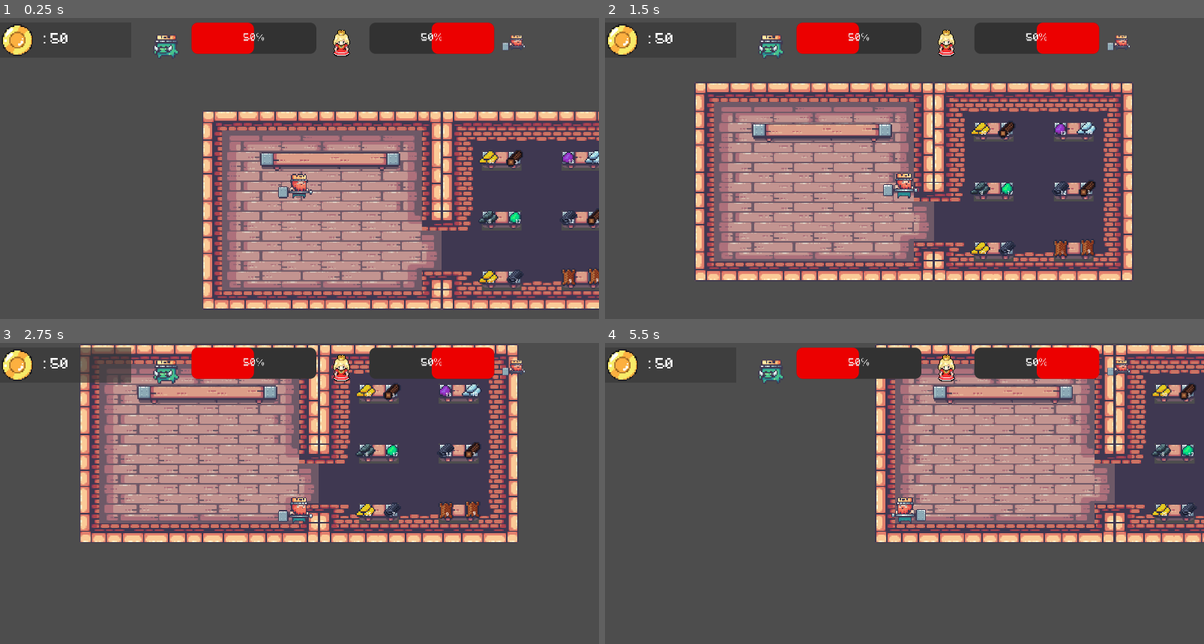
Above: before the commit, frames 1-4 (two rows, left to right).
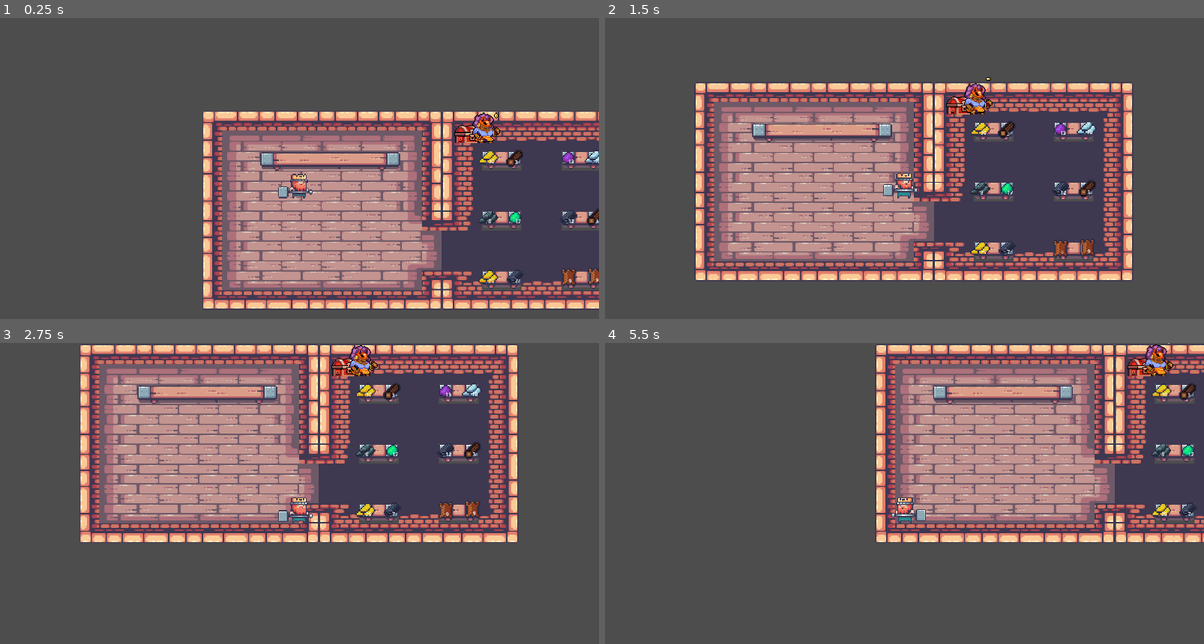
Above: after the commit, the same moments.

Repository: gogolum/GameJam2023
Game: Godot game, scene res://Scene/Main/main_level.tscn
The game is run twice, just before and just after one commit, with the same random seed, the same clock (stepped at 60 frames per second) and the same inputs.
Inputs:
- Up to frame 1 (0.25 s): no input
- Up to frame 2 (1.5 s): hold D (right) 0.53-1.28 s; tap Space (craft) at 0.6 s; hold S (down) from 1.28 s (still down); tap E (interact) at 1.35 s
- Up to frame 3 (2.75 s): release S (down) at 2.03 s; hold D (right) from 2.03 s (still down); tap Space (craft) at 2.1 s
- Up to frame 4 (5.5 s): release D (right) at 2.78 s; hold W (up) 2.78-3.53 s; tap E (interact) at 2.85, 4.35 s; hold A (left) 3.53-5.03 s; tap Space (craft) at 3.6, 5.1 s; hold S (down) from 5.03 s (still down)

The runs differ from the first frame. In frame 1, 5.7% of the frame differs, in the area x 0-88%, y 1-42%; in frame 2, 5.7%; in frame 3, 6.6%, in the area x 0-88%, y 0-14%; in frame 4, 5.8%.

Commit message:
adding merchant

Diff:
--- a/Scene/Main/main_level.tscn
+++ b/Scene/Main/main_level.tscn
@@ -6,6 +6,10 @@
 [ext_resource type="Texture2D" uid="uid://jtcttfod6hjc" path="res://Art/Sprites/14-TileSets/Decorations (32x32).png" id="2_tt3ku"]
 [ext_resource type="PackedScene" uid="uid://dx3h6h2l8ib8g" path="res://Scene/UI/ui.tscn" id="5_m0tf3"]
 [ext_resource type="PackedScene" uid="uid://bf5j02fbfyxq" path="res://Scene/CraftingBench/crafting_bench.tscn" id="6_2rng3"]
+[ext_resource type="PackedScene" uid="uid://ukfdvie77mok" path="res://Scene/Trader/trader.tscn" id="6_m846b"]
+
+[sub_resource type="RectangleShape2D" id="RectangleShape2D_h7bg0"]
+size = Vector2(601, 552)
 
 [sub_resource type="TileSetAtlasSource" id="TileSetAtlasSource_23ygp"]
 texture = ExtResource("1_jsdwy")
@@ -1427,11 +1431,55 @@
 sources/0 = SubResource("TileSetAtlasSource_23ygp")
 sources/1 = SubResource("TileSetAtlasSource_ir4ot")
 
-[sub_resource type="RectangleShape2D" id="RectangleShape2D_h7bg0"]
-size = Vector2(601, 552)
-
 [node name="MainLevel" type="Node2D"]
 script = ExtResource("1_g1mfv")
+
+[node name="Shop" type="Node2D" parent="."]
+
+[node name="Shop_Area" type="Area2D" parent="Shop"]
+
+[node name="CollisionShape2D" type="CollisionShape2D" parent="Shop/Shop_Area"]
+position = Vector2(1070.5, 343)
+shape = SubResource("RectangleShape2D_h7bg0")
+
+[node name="marker" type="Node2D" parent="Shop"]
+
+[node name="spawnPoint1" type="Marker2D" parent="Shop/marker" groups=["spawnShopMat"]]
+position = Vector2(1261, 563)
+
+[node name="spawnPoint2" type="Marker2D" parent="Shop/marker" groups=["spawnShopMat"]]
+position = Vector2(1175, 566)
+
+[node name="spawnPoint3" type="Marker2D" parent="Shop/marker" groups=["spawnShopMat"]]
+position = Vector2(1003, 565)
+
+[node name="spawnPoint4" type="Marker2D" parent="Shop/marker" groups=["spawnShopMat"]]
+position = Vector2(917, 566)
+
+[node name="spawnPoint5" type="Marker2D" parent="Shop/marker" groups=["spawnShopMat"]]
+position = Vector2(1260, 373)
+
+[node name="spawnPoint6" type="Marker2D" parent="Shop/marker" groups=["spawnShopMat"]]
+position = Vector2(1173, 182)
+
+[node name="spawnPoint7" type="Marker2D" parent="Shop/marker" groups=["spawnShopMat"]]
+position = Vector2(1258, 181)
+
+[node name="spawnPoint8" type="Marker2D" parent="Shop/marker" groups=["spawnShopMat"]]
+position = Vector2(1174, 374)
+
+[node name="spawnPoint9" type="Marker2D" parent="Shop/marker" groups=["spawnShopMat"]]
+position = Vector2(1002, 184)
+rotation = -1.0472
+
+[node name="spawnPoint10" type="Marker2D" parent="Shop/marker" groups=["spawnShopMat"]]
+position = Vector2(918, 182)
+
+[node name="spawnPoint11" type="Marker2D" parent="Shop/marker" groups=["spawnShopMat"]]
+position = Vector2(1003, 374)
+
+[node name="spawnPoint12" type="Marker2D" parent="Shop/marker" groups=["spawnShopMat"]]
+position = Vector2(917, 374)
 
 [node name="Background" type="Node2D" parent="."]
 
@@ -1454,56 +1502,13 @@
 
 [node name="Camera2D" type="Camera2D" parent="Entities/Player"]
 
+[node name="Trader" parent="Entities" instance=ExtResource("6_m846b")]
+position = Vector2(586, -238)
+scale = Vector2(2.5, 2.5)
+
 [node name="UI" parent="." instance=ExtResource("5_m0tf3")]
 
 [node name="ItemList" type="Node2D" parent="."]
-
-[node name="Shop" type="Node2D" parent="."]
-
-[node name="Shop_Area" type="Area2D" parent="Shop"]
-
-[node name="CollisionShape2D" type="CollisionShape2D" parent="Shop/Shop_Area"]
-position = Vector2(1070.5, 343)
-shape = SubResource("RectangleShape2D_h7bg0")
-
-[node name="marker" type="Node2D" parent="Shop"]
-
-[node name="spawnPoint1" type="Marker2D" parent="Shop/marker" groups=["spawnShopMat"]]
-position = Vector2(1261, 563)
-
-[node name="spawnPoint2" type="Marker2D" parent="Shop/marker" groups=["spawnShopMat"]]
-position = Vector2(1175, 566)
-
-[node name="spawnPoint3" type="Marker2D" parent="Shop/marker" groups=["spawnShopMat"]]
-position = Vector2(1003, 565)
-
-[node name="spawnPoint4" type="Marker2D" parent="Shop/marker" groups=["spawnShopMat"]]
-position = Vector2(917, 566)
-
-[node name="spawnPoint5" type="Marker2D" parent="Shop/marker" groups=["spawnShopMat"]]
-position = Vector2(1260, 373)
-
-[node name="spawnPoint6" type="Marker2D" parent="Shop/marker" groups=["spawnShopMat"]]
-position = Vector2(1173, 182)
-
-[node name="spawnPoint7" type="Marker2D" parent="Shop/marker" groups=["spawnShopMat"]]
-position = Vector2(1258, 181)
-
-[node name="spawnPoint8" type="Marker2D" parent="Shop/marker" groups=["spawnShopMat"]]
-position = Vector2(1174, 374)
-
-[node name="spawnPoint9" type="Marker2D" parent="Shop/marker" groups=["spawnShopMat"]]
-position = Vector2(1002, 184)
-rotation = -1.0472
-
-[node name="spawnPoint10" type="Marker2D" parent="Shop/marker" groups=["spawnShopMat"]]
-position = Vector2(918, 182)
-
-[node name="spawnPoint11" type="Marker2D" parent="Shop/marker" groups=["spawnShopMat"]]
-position = Vector2(1003, 374)
-
-[node name="spawnPoint12" type="Marker2D" parent="Shop/marker" groups=["spawnShopMat"]]
-position = Vector2(917, 374)
 
 [connection signal="area_exited" from="Shop/Shop_Area" to="." method="_on_shop_area_area_exited"]
 [connection signal="body_entered" from="Shop/Shop_Area" to="." method="_on_shop_area_body_entered"]
--- /dev/null
+++ b/Scene/Trader/trader.gd
@@ -0,0 +1,11 @@
+extends Node2D
+
+
+# Called when the node enters the scene tree for the first time.
+func _ready():
+	$Area2D/AnimatedSprite2D/AnimationPlayer.play('Idle')
+
+
+# Called every frame. 'delta' is the elapsed time since the previous frame.
+func _process(delta):
+	pass
--- /dev/null
+++ b/Scene/Trader/trader.tscn
@@ -0,0 +1,160 @@
+[gd_scene load_steps=17 format=3 uid="uid://ukfdvie77mok"]
+
+[ext_resource type="Script" path="res://Scene/Trader/trader.gd" id="1_3gq52"]
+[ext_resource type="Texture2D" uid="uid://dvmd6oo0yxp58" path="res://Art/Sprites/Gipsy spritesheet.png" id="1_bkvuh"]
+
+[sub_resource type="AtlasTexture" id="AtlasTexture_q62xc"]
+atlas = ExtResource("1_bkvuh")
+region = Rect2(0, 160, 80, 80)
+
+[sub_resource type="AtlasTexture" id="AtlasTexture_83x0s"]
+atlas = ExtResource("1_bkvuh")
+region = Rect2(80, 160, 80, 80)
+
+[sub_resource type="AtlasTexture" id="AtlasTexture_bamiv"]
+atlas = ExtResource("1_bkvuh")
+region = Rect2(160, 160, 80, 80)
+
+[sub_resource type="AtlasTexture" id="AtlasTexture_7q184"]
+atlas = ExtResource("1_bkvuh")
+region = Rect2(240, 160, 80, 80)
+
+[sub_resource type="AtlasTexture" id="AtlasTexture_d6cxa"]
+atlas = ExtResource("1_bkvuh")
+region = Rect2(320, 160, 80, 80)
+
+[sub_resource type="AtlasTexture" id="AtlasTexture_snb0l"]
+atlas = ExtResource("1_bkvuh")
+region = Rect2(400, 160, 80, 80)
+
+[sub_resource type="AtlasTexture" id="AtlasTexture_6oce7"]
+atlas = ExtResource("1_bkvuh")
+region = Rect2(480, 160, 80, 80)
+
+[sub_resource type="AtlasTexture" id="AtlasTexture_8hpj5"]
+atlas = ExtResource("1_bkvuh")
+region = Rect2(560, 160, 80, 80)
+
+[sub_resource type="AtlasTexture" id="AtlasTexture_7308y"]
+atlas = ExtResource("1_bkvuh")
+region = Rect2(640, 160, 80, 80)
+
+[sub_resource type="AtlasTexture" id="AtlasTexture_npjik"]
+atlas = ExtResource("1_bkvuh")
+region = Rect2(720, 160, 80, 80)
+
+[sub_resource type="SpriteFrames" id="SpriteFrames_2tqwn"]
+animations = [{
+"frames": [{
+"duration": 1.0,
+"texture": SubResource("AtlasTexture_q62xc")
+}, {
+"duration": 1.0,
+"texture": SubResource("AtlasTexture_83x0s")
+}, {
+"duration": 1.0,
+"texture": SubResource("AtlasTexture_bamiv")
+}, {
+"duration": 1.0,
+"texture": SubResource("AtlasTexture_7q184")
+}, {
+"duration": 1.0,
+"texture": SubResource("AtlasTexture_d6cxa")
+}, {
+"duration": 1.0,
+"texture": SubResource("AtlasTexture_snb0l")
+}, {
+"duration": 1.0,
+"texture": SubResource("AtlasTexture_6oce7")
+}, {
+"duration": 1.0,
+"texture": SubResource("AtlasTexture_8hpj5")
+}, {
+"duration": 1.0,
+"texture": SubResource("AtlasTexture_7308y")
+}, {
+"duration": 1.0,
+"texture": SubResource("AtlasTexture_npjik")
+}],
+"loop": true,
+"name": &"Idle",
+"speed": 5.0
+}]
+
+[sub_resource type="Animation" id="Animation_um7ss"]
+resource_name = "Idle"
+length = 1.2
+loop_mode = 1
+step = 0.0166667
+tracks/0/type = "value"
+tracks/0/imported = false
+tracks/0/enabled = true
+tracks/0/path = NodePath(".:animation")
+tracks/0/interp = 1
+tracks/0/loop_wrap = true
+tracks/0/keys = {
+"times": PackedFloat32Array(),
+"transitions": PackedFloat32Array(),
+"update": 1,
+"values": []
+}
+tracks/1/type = "value"
+tracks/1/imported = false
+tracks/1/enabled = true
+tracks/1/path = NodePath(".:frame")
+tracks/1/interp = 1
+tracks/1/loop_wrap = true
+tracks/1/keys = {
+"times": PackedFloat32Array(0, 0.133333, 0.266667, 0.4, 0.533333, 0.666667, 0.8, 0.933333, 1.06667, 1.2),
+"transitions": PackedFloat32Array(1, 1, 1, 1, 1, 1, 1, 1, 1, 1),
+"update": 1,
+"values": [0, 1, 2, 3, 4, 5, 6, 7, 8, 9]
+}
+
+[sub_resource type="Animation" id="Animation_lc216"]
+length = 0.001
+tracks/0/type = "value"
+tracks/0/imported = false
+tracks/0/enabled = true
+tracks/0/path = NodePath(".:animation")
+tracks/0/interp = 1
+tracks/0/loop_wrap = true
+tracks/0/keys = {
+"times": PackedFloat32Array(0),
+"transitions": PackedFloat32Array(1),
+"update": 1,
+"values": [&"Idle"]
+}
+tracks/1/type = "value"
+tracks/1/imported = false
+tracks/1/enabled = true
+tracks/1/path = NodePath(".:frame")
+tracks/1/interp = 1
+tracks/1/loop_wrap = true
+tracks/1/keys = {
+"times": PackedFloat32Array(0),
+"transitions": PackedFloat32Array(1),
+"update": 1,
+"values": [0]
+}
+
+[sub_resource type="AnimationLibrary" id="AnimationLibrary_1g2e6"]
+_data = {
+"Idle": SubResource("Animation_um7ss"),
+"RESET": SubResource("Animation_lc216")
+}
+
+[node name="Trader" type="Node2D"]
+script = ExtResource("1_3gq52")
+
+[node name="Area2D" type="Area2D" parent="."]
+collision_layer = 8
+
+[node name="AnimatedSprite2D" type="AnimatedSprite2D" parent="Area2D"]
+sprite_frames = SubResource("SpriteFrames_2tqwn")
+animation = &"Idle"
+
+[node name="AnimationPlayer" type="AnimationPlayer" parent="Area2D/AnimatedSprite2D"]
+libraries = {
+"": SubResource("AnimationLibrary_1g2e6")
+}
--- a/Scene/UI/ui.tscn
+++ b/Scene/UI/ui.tscn
@@ -45,6 +45,7 @@
 script = ExtResource("1_jcalw")
 
 [node name="CanvasLayer" type="CanvasLayer" parent="."]
+visible = false
 
 [node name="MarginContainer" type="MarginContainer" parent="CanvasLayer"]
 anchors_preset = 1
Binary file added: Art/Sprites/09-Bomb/Gipsy spritesheet.png
Not shown, added: Art/Sprites/09-Bomb/Gipsy spritesheet.png.import
Binary file added: Art/Sprites/Gipsy spritesheet.png
Not shown, added: Art/Sprites/Gipsy spritesheet.png.import
Not shown: 1 places in Scene/Main/main_level.tscn that only renumber resources
Not shown: 1 places in Scene/UI/ui.tscn that only renumber resources
